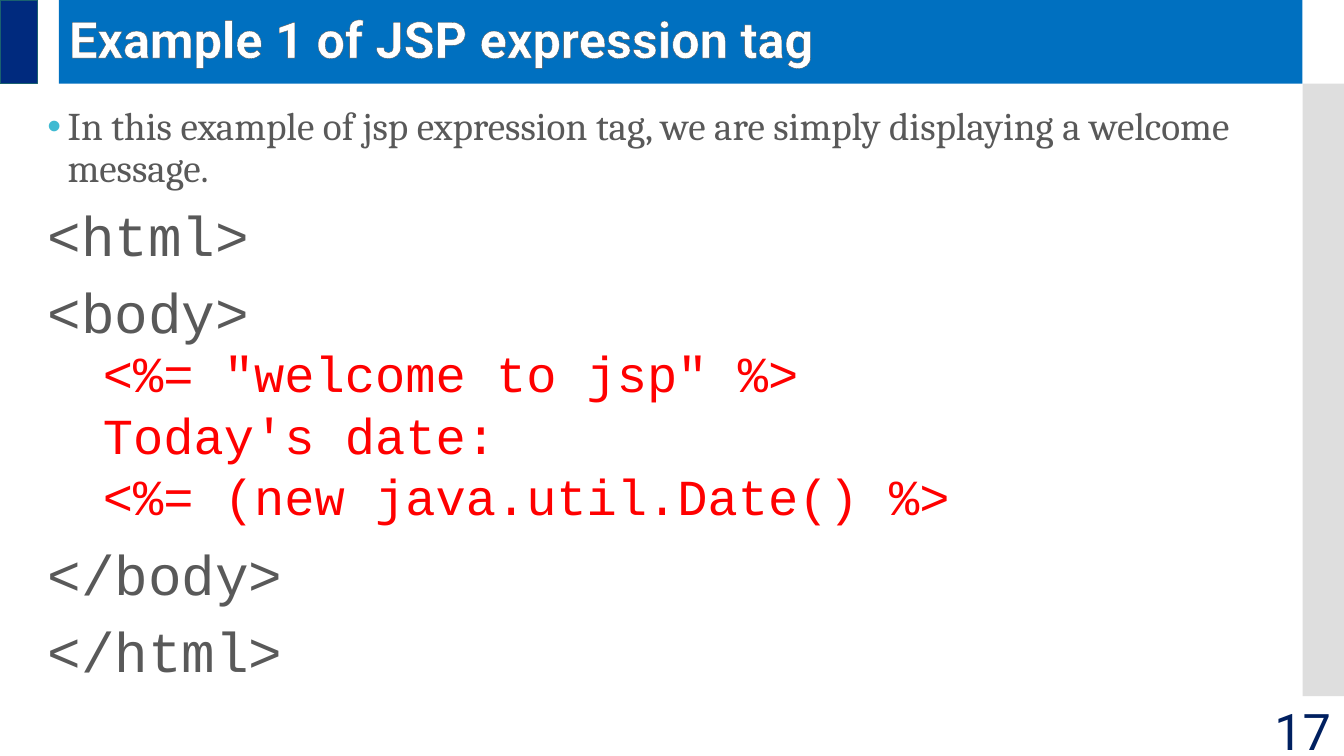
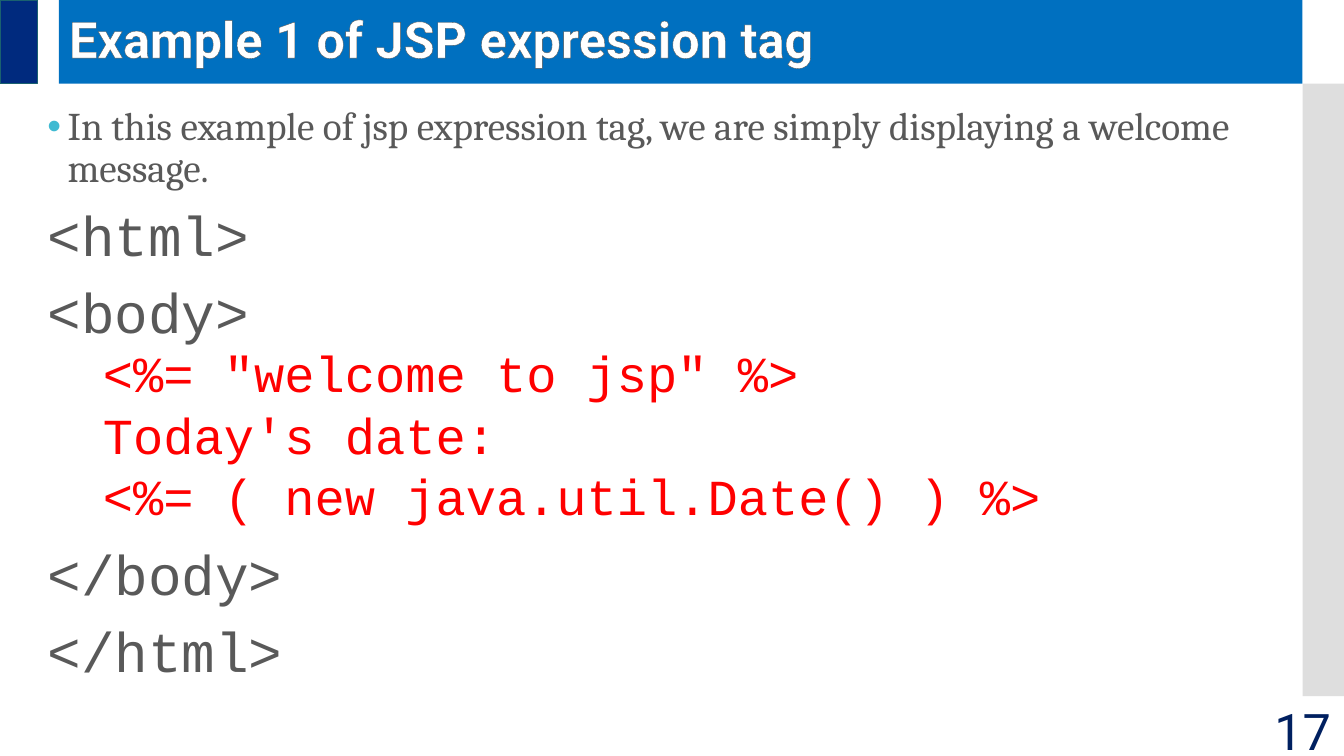
Before and after one commit to jrambasana/AJP2022-material, a slide deck: slide 17 of AJP Slides/AJP (01ce0502) - Unit 5 - JSP.pptx. Drawn at 1344x756 pixels with LibreOffice and Linux fonts; fonts in the diff are those of the drawing. Boxes give left, top, right and bottom in pixels: in the first picture for what was removed or moved away, otherwise in the second. Text is boxed around its words. In the diff, an @@ line names an element or a change of style, - is before the commit and + after.

```diff
--- a/AJP Slides/AJP (01ce0502) - Unit 5 - JSP.pptx
+++ b/AJP Slides/AJP (01ce0502) - Unit 5 - JSP.pptx
@@ text at <box>284,479,889,526</box>: text changed @@
-  <%= (new java.util.Date() %>
+  <%= ( new java.util.Date() ) %>
```
Also in this commit, not shown: 5 other slides changed.
